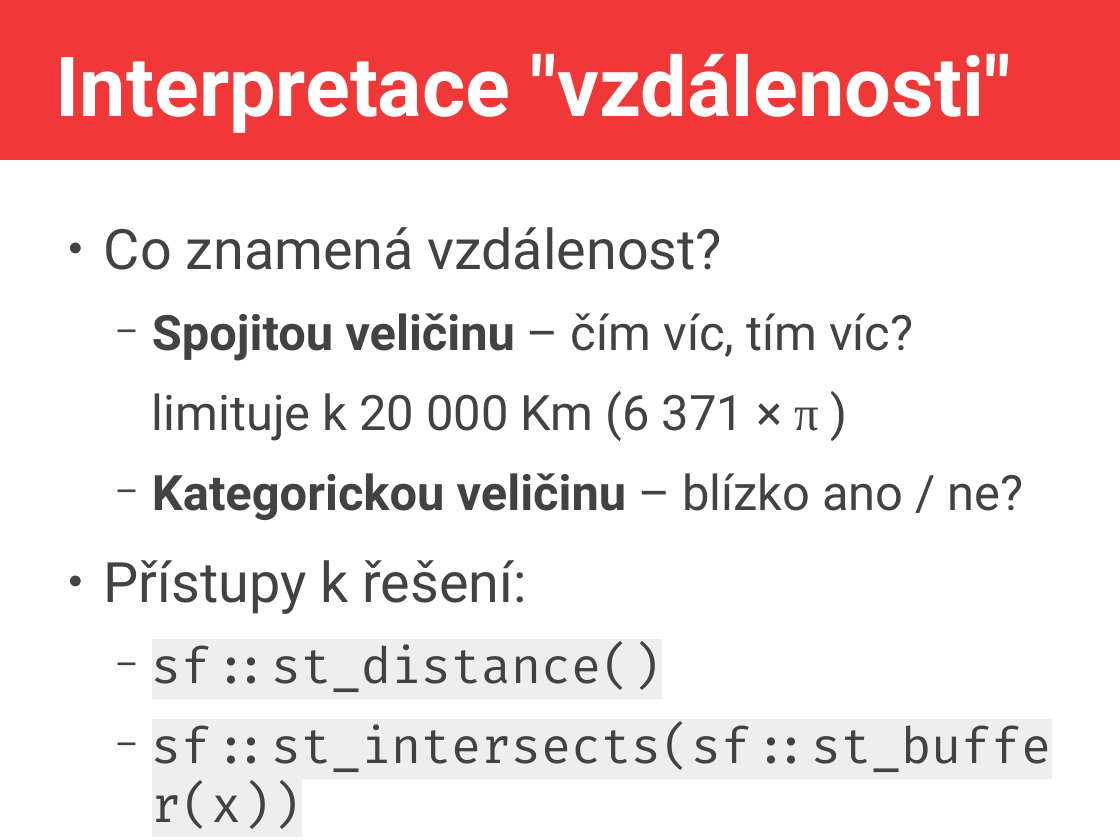
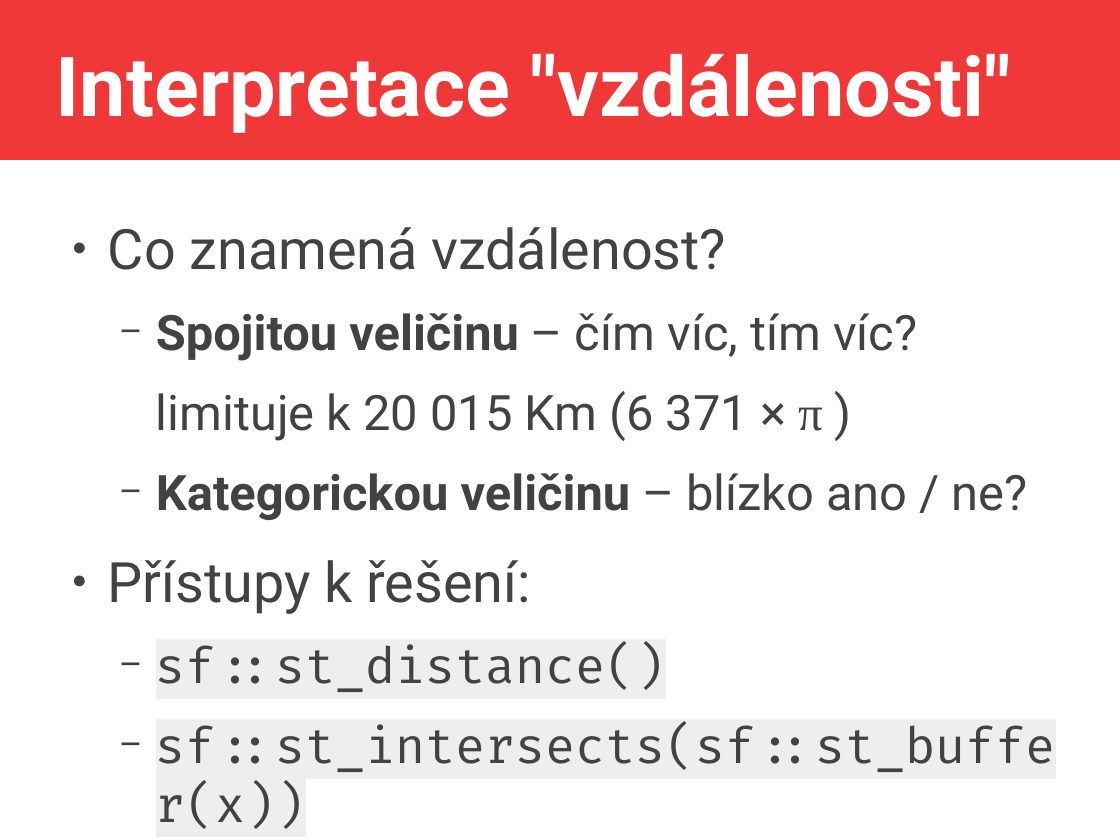
Before and after one commit to jlacko/4EK418, a slide deck: slide 28 of prez/3 -geometry creation.odp. Drawn at 1120x840 pixels with LibreOffice and Linux fonts; fonts in the diff are those of the drawing. Boxes give left, top, right and bottom in pixels: in the first picture for what was removed or moved away, otherwise in the second. Text is boxed around its words. In the diff, an @@ line names an element or a change of style, - is before the commit and + after.

```diff
--- a/prez/3 -geometry creation.odp
+++ b/prez/3 -geometry creation.odp
@@ text at (156,391,823,441): text changed @@
-  limituje k 20 000 Km (6 371 × π )
+  limituje k 20 015 Km (6 371 × π )
```
Also in this commit, not shown: 3 other slides changed, 5 other files.
